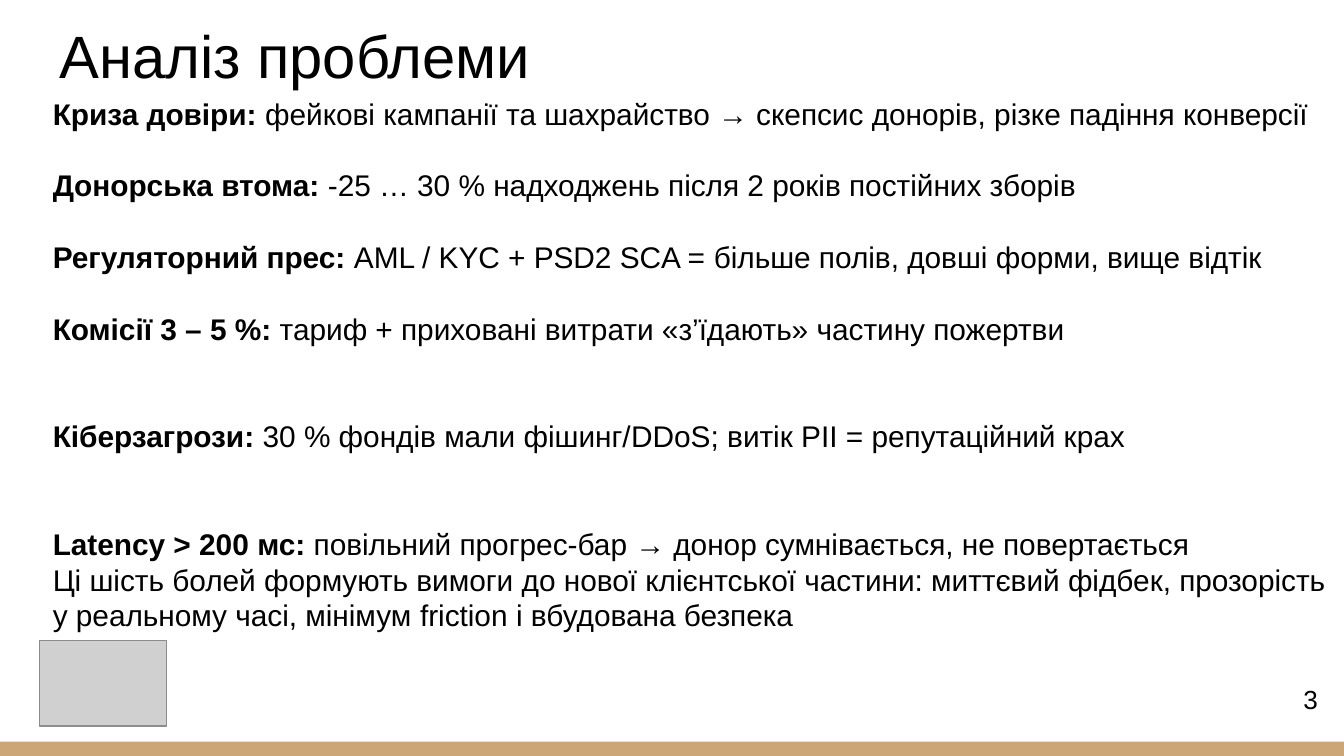
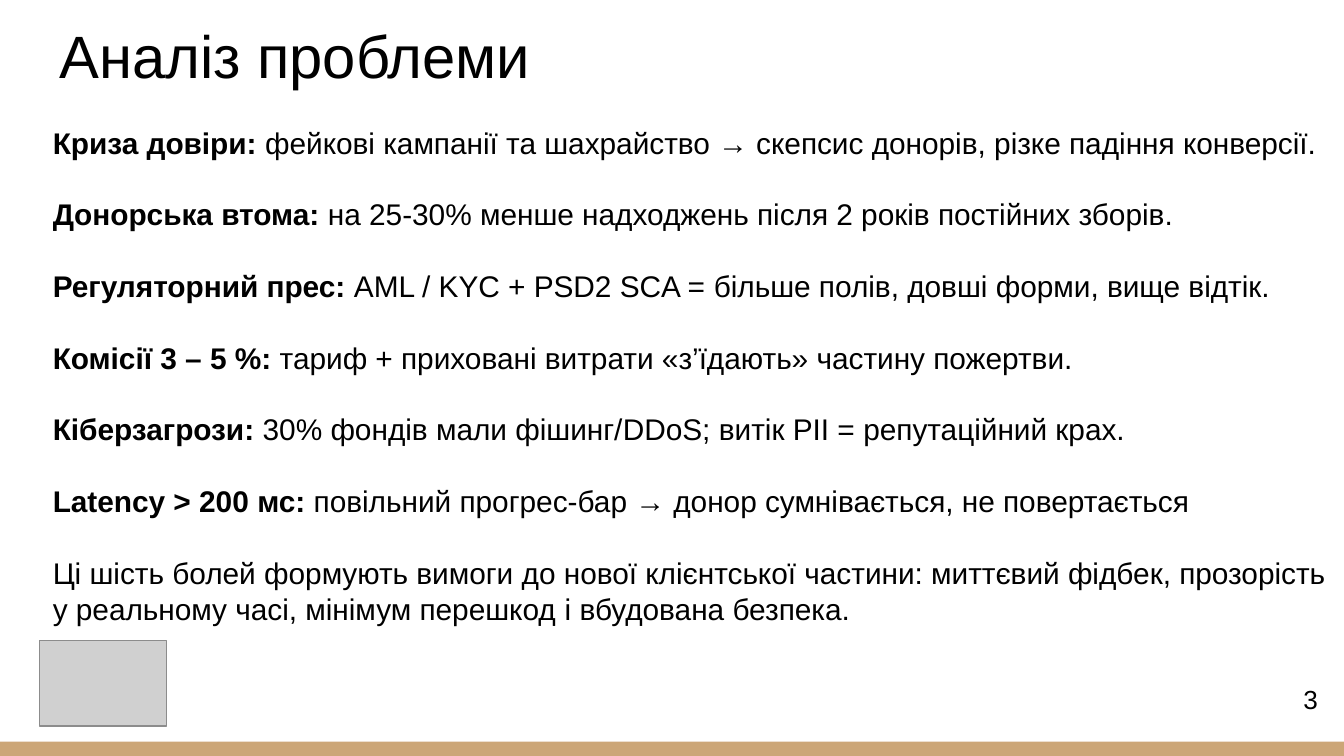
Before and after one commit to NurePakharenkoSerhii/2025_B_PI_PZPI-21-1_Pakharenko_S_O, a slide deck: slide 3 of 2025_Б_ПЗПІ-21-1_Пахаренко_С_О.pptx. Drawn at 1344x756 pixels with LibreOffice and Linux fonts; fonts in the diff are those of the drawing; grey boxes stand for pictures. Boxes give left, top, right and bottom in pixels: in the first picture for what was removed or moved away, otherwise in the second. Text is boxed around its words. In the diff, an @@ line names an element or a change of style, - is before the commit and + after.

Commit message:
Updated presentation

```diff
--- a/2025_Б_ПЗПІ-21-1_Пахаренко_С_О.pptx
+++ b/2025_Б_ПЗПІ-21-1_Пахаренко_С_О.pptx
@@ text "Криза довіри: фейкові кампанії та ...": place and size @@
-text "Криза довіри: фейкові кампанії та ..." at [53,103,1325,632]
+text "Криза довіри: фейкові кампанії та ..." at [53,132,1325,625]
@@ text at [53,132,1316,446]: text changed @@
-Криза довіри: фейкові кампанії та шахрайство → скепсис донорів, різке падіння конверсії
-Донорська втома: -25 … 30 % надходжень після 2 років постійних зборів
-Регуляторний прес: AML / KYC + PSD2 SCA = більше полів, довші форми, вище відтік
-Комісії 3 – 5 %: тариф + приховані витрати «з’їдають» частину пожертви
-Кіберзагрози: 30 % фондів мали фішинг/DDoS; витік PII = репутаційний крах
+Криза довіри: фейкові кампанії та шахрайство → скепсис донорів, різке падіння конверсії.
+Донорська втома: на 25-30% менше надходжень після 2 років постійних зборів.
+Регуляторний прес: AML / KYC + PSD2 SCA = більше полів, довші форми, вище відтік.
+Комісії 3 – 5 %: тариф + приховані витрати «з’їдають» частину пожертви.
+Кіберзагрози: 30% фондів мали фішинг/DDoS; витік PII = репутаційний крах.
@@ text at [53,562,1325,625]: text changed @@
-Ці шість болей формують вимоги до нової клієнтської частини: миттєвий фідбек, прозорість у реальному часі, мінімум friction і вбудована безпека
+Ці шість болей формують вимоги до нової клієнтської частини: миттєвий фідбек, прозорість у реальному часі, мінімум перешкод і вбудована безпека.
```
Also in this commit, not shown: 8 other slides changed, 2 slides added, 1 slide removed.
